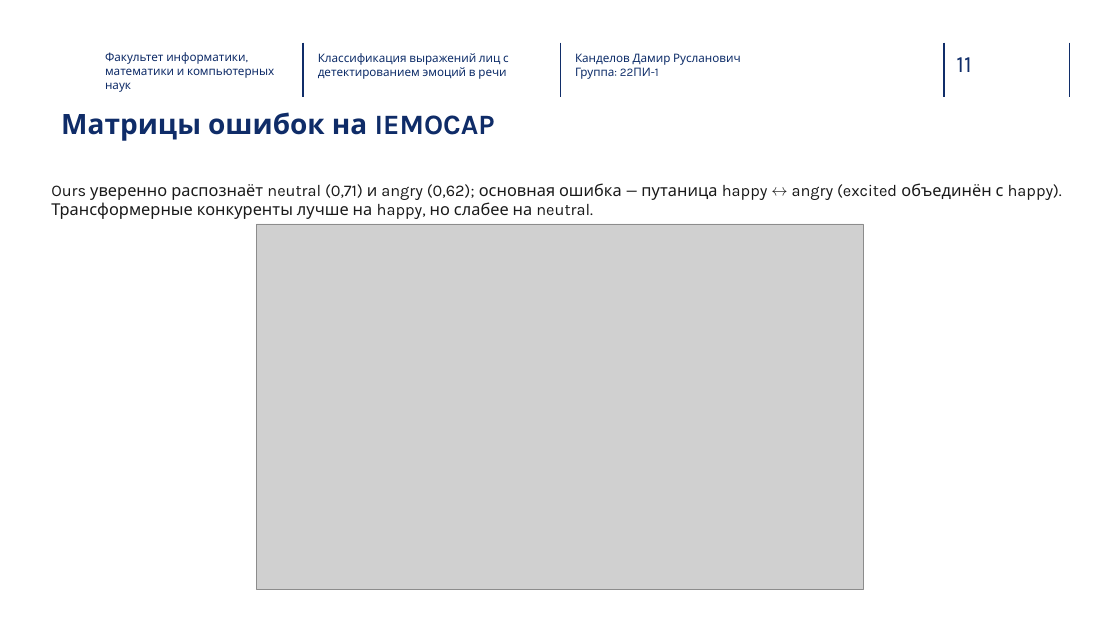
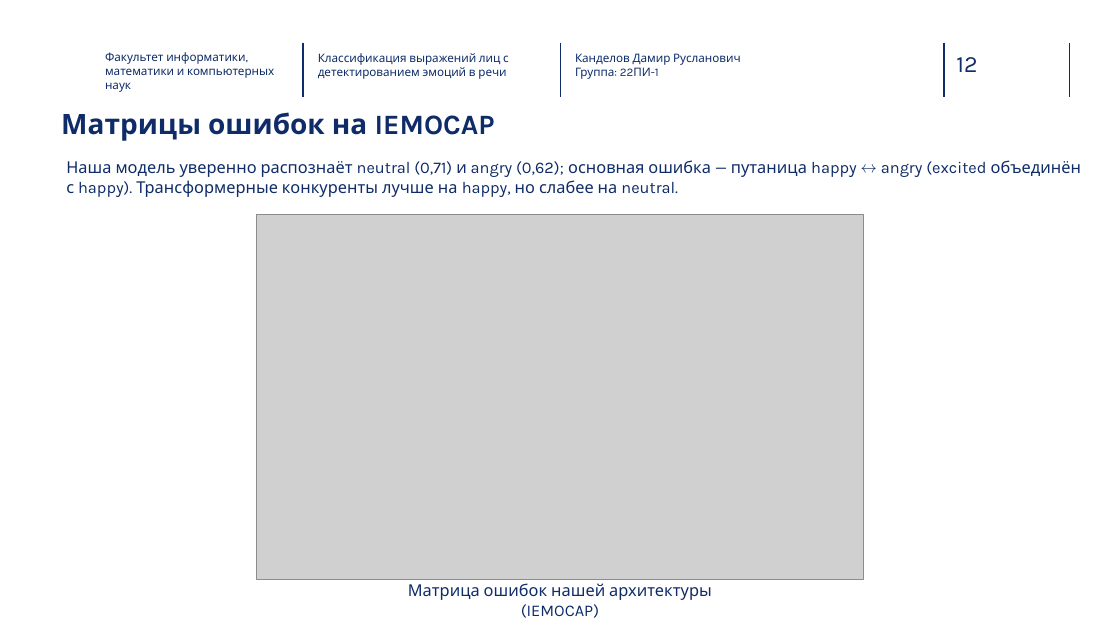
Before and after one commit to Kaparya/Classification-of-Facial-Expressions, a slide deck: slide 12 of Diploma_presentation.pptx (slide 11 before the commit). Drawn at 1120x630 pixels with LibreOffice and Linux fonts; fonts in the diff are those of the drawing; grey boxes stand for pictures; background and template pictures are left out. Boxes give left, top, right and bottom in pixels: in the first picture for what was removed or moved away, otherwise in the second. Text is boxed around its words. In the diff, an @@ line names an element or a change of style, - is before the commit and + after.

```diff
--- a/Diploma_presentation.pptx
+++ b/Diploma_presentation.pptx
@@ page number at (956,57,977,72): text changed @@
-11
+12
@@ text at (66,160,1081,197): text changed; text colour #1A1A1A to #0F2C68 @@
-Ours уверенно распознаёт neutral (0,71) и angry (0,62); основная ошибка — путаница happy ↔ angry (excited объединён с happy). Трансформерные конкуренты лучше на happy, но слабее на neutral.
+Наша модель уверенно распознаёт neutral (0,71) и angry (0,62); основная ошибка — путаница happy ↔ angry (excited объединён с happy). Трансформерные конкуренты лучше на happy, но слабее на neutral.
@@ picture: place and size @@
-picture at (257,224,864,590)
+picture at (257,214,864,580)
@@ text added at (408,583,712,618), 14 pt, text #0F2C68 @@
+Матрица ошибок нашей архитектуры (IEMOCAP)
```
Also in this commit, not shown: 9 other slides changed, 1 slide added, 2 other files.
